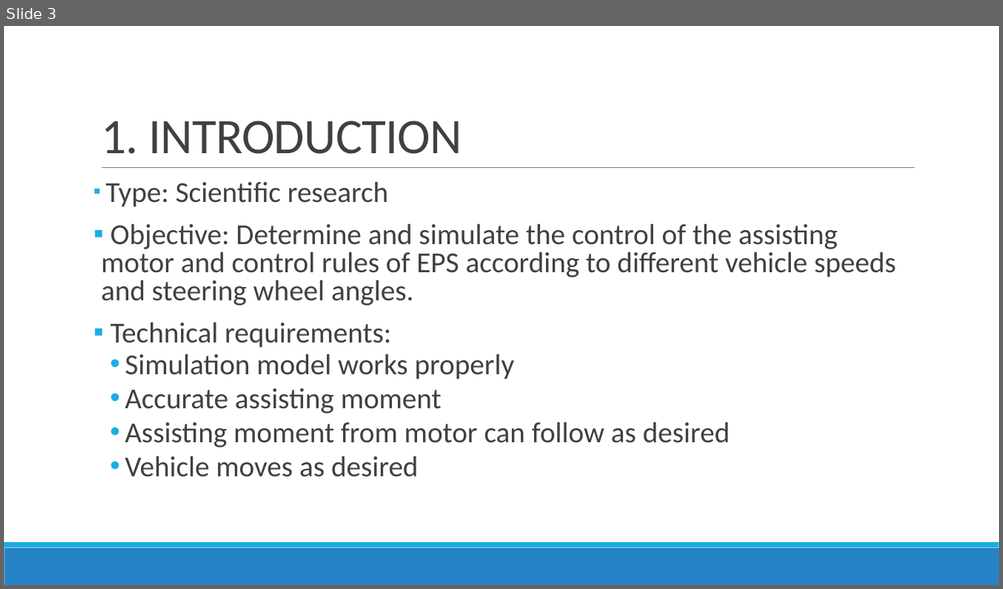
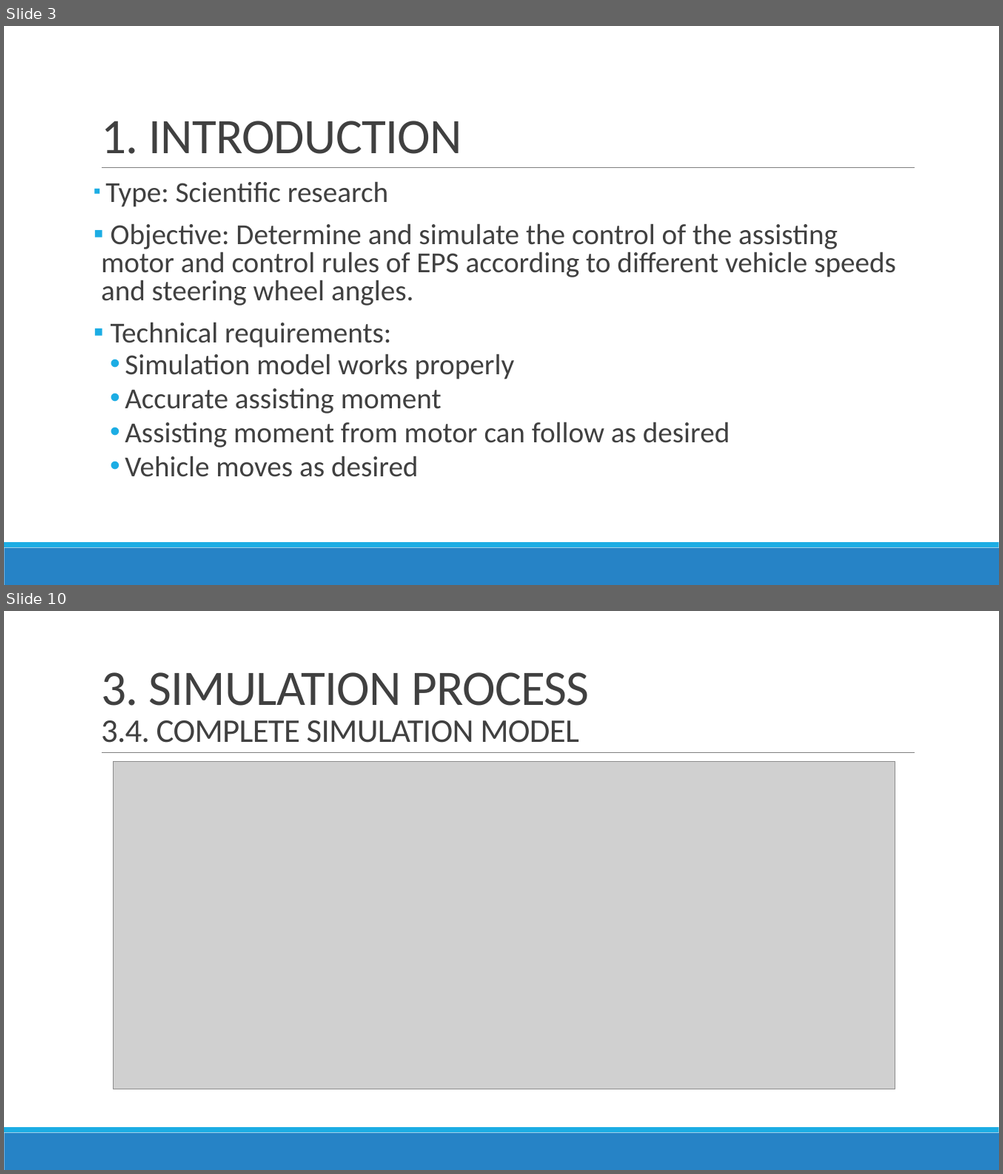
Before and after one commit to Bminhhh/CapsoneProject, a slide deck: duy/CAPSTONE PROJECT/CAPSTONE PROJECT REPORT.pptx. Shown one above the other, each under a label of ours: slide 3 before the commit, slides 3 and 10 after it; the slides between them are not shown. The pictures are 1003x589 and 1003x1174 pixels, drawn with LibreOffice and Linux fonts; fonts in the diff are those of the drawing; grey boxes stand for pictures. Boxes give left, top, right and bottom in pixels: in the first picture for what was removed or moved away, otherwise in the second. Text is boxed around its words. In the diff, an @@ line names an element or a change of style, - is before the commit and + after.

```diff
--- a/duy/CAPSTONE PROJECT/CAPSTONE PROJECT REPORT.pptx
+++ b/duy/CAPSTONE PROJECT/CAPSTONE PROJECT REPORT.pptx
@@ slide 10 added at <box>4,611,999,1170</box>, background #FFFFFF; not listed: 3 template elements that a slide beside it also shows @@
@@ title added at <box>101,672,589,743</box>, 32 pt, text #404040 @@
+3. SIMULATION PROCESS
+3.4. COMPLETE SIMULATION MODEL
@@ picture added at <box>113,762,895,1090</box> @@
```
Also in this commit, not shown: 4 slides changed, 6 other slides added, 37 other files.
